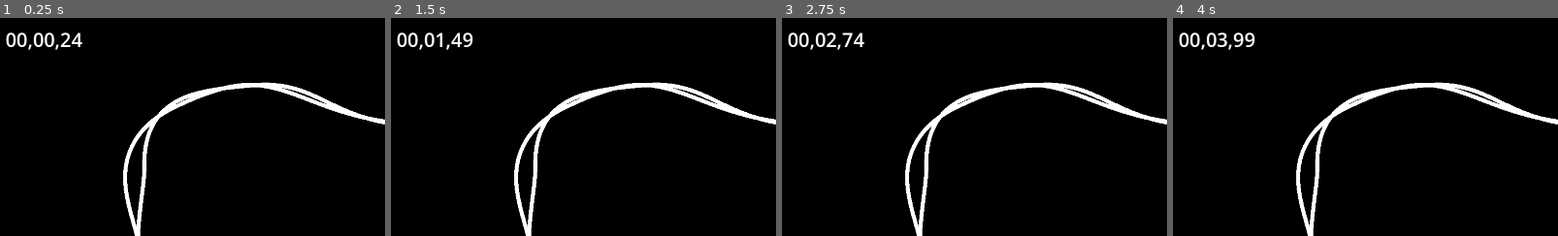
Above: before the commit, frames 1-4 (left to right).
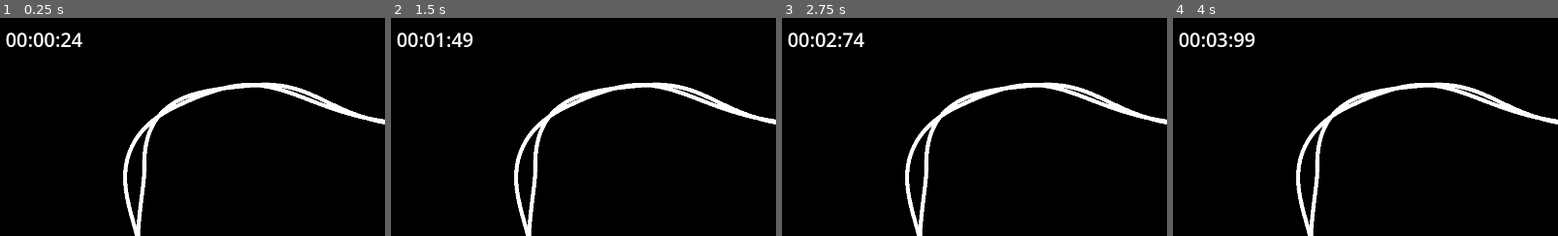
Above: after the commit, the same moments.

Repository: Timjb4235/three-brothers
Game: Godot game, scene res://scenes/main.tscn
Same seed, same stepped clock (60 frames per second), same inputs: the game is played once before the commit and once after it.
Inputs:
- Up to frame 1 (0.25 s): no input
- Up to frame 2 (1.5 s): hold Right (right) 0.53-1.28 s; hold Down (down) from 1.28 s (still down)
- Up to frame 3 (2.75 s): release Down (down) at 2.03 s; hold Right (right) from 2.03 s (still down)
- Up to frame 4 (4 s): release Right (right) at 2.78 s; hold Up (up) 2.78-3.53 s; hold A (left) from 3.53 s (still down)
The pictures show only the part of the screen within x 0-50%, y 0-50%; the shares and areas given below are measured in that part.

The runs differ from the first frame. In frame 1, 0.1% of the frame differs, in the area x 7-19%, y 6-15%; in frame 2, 0.1%; in frame 3, 0.1%; in frame 4, 0.1%.

Commit message:
Fix lap timer

Diff:
--- a/scripts/laptimer.gd
+++ b/scripts/laptimer.gd
@@ -1,8 +1,6 @@
 extends Label
+
 var gametime = 0.0
-var minutes = 0.0
-var seconds = 0.0
-var milliseconds = 0.0
 var time = 0.0
 
 func _ready():
@@ -10,9 +8,9 @@
 
 func _physics_process(delta):
 	gametime += delta
-	minutes = gametime / 60
-	seconds = fmod(gametime,60)
-	milliseconds = fmod(gametime,1)*100
+	var minutes = gametime / 60
+	var seconds = fmod(gametime,60)
+	var milliseconds = fmod(gametime,1)*100
 
-	time = str("%02d,%02d,%02d") % [minutes,seconds,milliseconds]
+	time = str("%02d:%02d:%02d") % [minutes,seconds,milliseconds]
 	text =  time
Not shown: 1 places in scenes/racetrack.tscn that only renumber resources
Not shown, changed: docs/TODO.md
